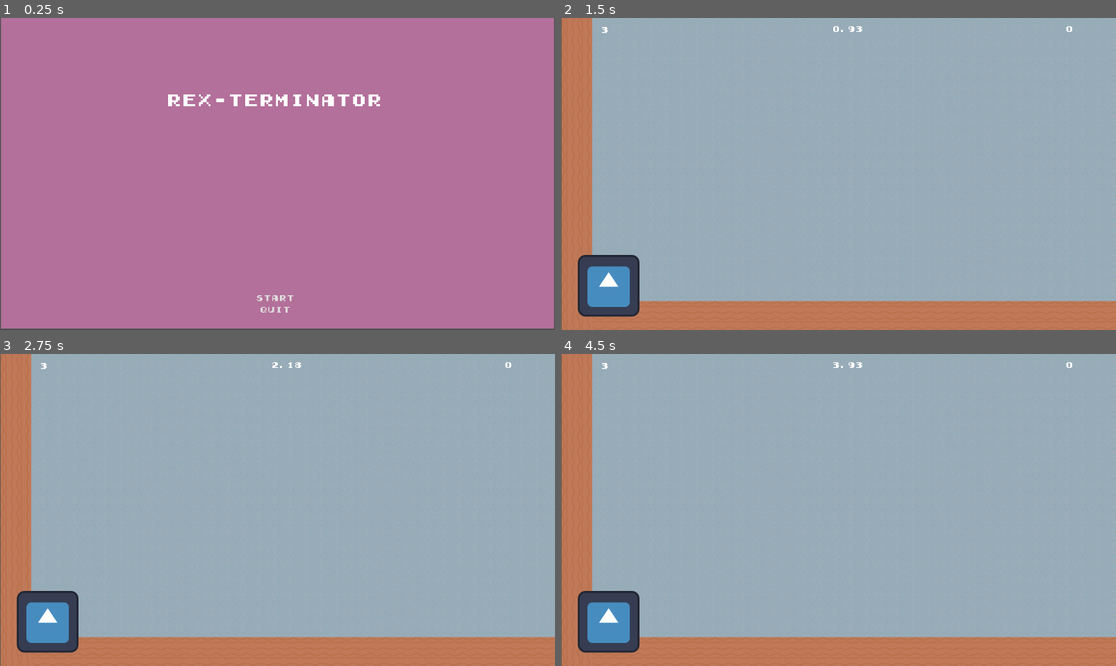
Above: before the commit, frames 1-4 (two rows, left to right).
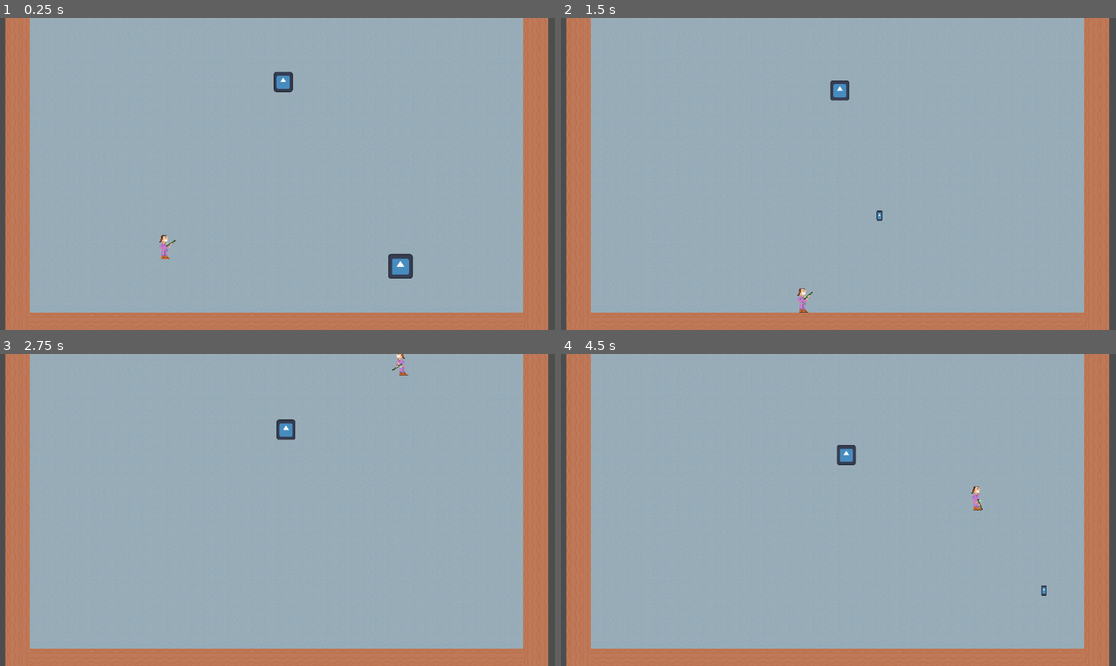
Above: after the commit, the same moments.

Repository: deruitda/ludum-dare-56
Game: Godot game, scene res://andrew_scene.tscn
Same seed, same stepped clock (60 frames per second), same inputs: the game is played once before the commit and once after it. Before the commit the project starts from res://scenes/core/main.tscn. The engine's default icon, where the game draws it, is replaced by a stand-in: a white triangle on a blue panel in a dark square.
Inputs (mouse positions are in pixels of both pictures, inside the frame that each line leads up to):
- Up to frame 1 (0.25 s): no input
- Up to frame 2 (1.5 s): click (838, 298) at 0.5 s, where only the run before the commit has a clickable "Start"; move the mouse to (960, 158) at 1.27 s; hold D (move_right) from 1.28 s (still down); click (960, 158) at 1.35 s
- Up to frame 3 (2.75 s): keep holding D (move_right); tap Space (jump) at 1.52, 2.27 s; move the mouse to (166, 525) at 2.02 s; click (166, 525) at 2.1 s
- Up to frame 4 (4.5 s): move the mouse to (894, 441) at 2.77 s; release D (move_right) at 2.78 s; hold A (move_left) 2.78-3.53 s; click (894, 441) at 2.85 s; move the mouse to (810, 572) at 3.52 s; hold D (move_right) from 3.53 s (still down); click (810, 572) at 3.6 s; tap Space (jump) at 3.77 s; move the mouse to (1005, 556) at 4.27 s; click (1005, 556) at 4.35 s

The runs differ from the first frame. In frame 1, 100% of the frame differs, in the area x 0-100%, y 0-100%; in frame 2, 12%; in frame 3, 12%; in frame 4, 12%.

Commit message:
fixing player

Diff:
--- a/project.godot
+++ b/project.godot
@@ -11,7 +11,7 @@
 [application]
 
 config/name="ludum-dare-56"
-run/main_scene="res://scenes/core/main.tscn"
+run/main_scene="res://andrew_scene.tscn"
 config/features=PackedStringArray("4.3", "GL Compatibility")
 config/icon="res://icon.svg"
 
--- a/scenes/gun/gun.tscn
+++ b/scenes/gun/gun.tscn
@@ -1,19 +1,124 @@
-[gd_scene load_steps=5 format=3 uid="uid://br7b7ao0pn4rr"]
+[gd_scene load_steps=20 format=3 uid="uid://br7b7ao0pn4rr"]
 
 [ext_resource type="Script" path="res://scenes/gun/gun.gd" id="1_tv8xg"]
-[ext_resource type="Texture2D" uid="uid://by7hcie0au88s" path="res://scenes/player/sprites/gun.webp" id="2_cotgs"]
 [ext_resource type="PackedScene" uid="uid://fvifpd00chk8" path="res://scenes/gun/bullet.tscn" id="2_yj2hu"]
 [ext_resource type="PackedScene" uid="uid://b7ev8rk7l185t" path="res://scenes/gun/muzzle.tscn" id="4_5fmvv"]
+[ext_resource type="Texture2D" uid="uid://c1smsdcvkmp4f" path="res://assets/sprites/gun/gun-sheet.png" id="4_jqxav"]
+[ext_resource type="Texture2D" uid="uid://cojhnl06ykq5s" path="res://assets/sprites/gun/gun-shooting-Sheet.png" id="5_cy42n"]
+
+[sub_resource type="AtlasTexture" id="AtlasTexture_0ndyi"]
+atlas = ExtResource("4_jqxav")
+region = Rect2(0, 0, 64, 64)
+
+[sub_resource type="AtlasTexture" id="AtlasTexture_1semg"]
+atlas = ExtResource("4_jqxav")
+region = Rect2(64, 0, 64, 64)
+
+[sub_resource type="AtlasTexture" id="AtlasTexture_p3feg"]
+atlas = ExtResource("4_jqxav")
+region = Rect2(128, 0, 64, 64)
+
+[sub_resource type="AtlasTexture" id="AtlasTexture_j511g"]
+atlas = ExtResource("4_jqxav")
+region = Rect2(192, 0, 64, 64)
+
+[sub_resource type="AtlasTexture" id="AtlasTexture_o113u"]
+atlas = ExtResource("4_jqxav")
+region = Rect2(256, 0, 64, 64)
+
+[sub_resource type="AtlasTexture" id="AtlasTexture_rloo4"]
+atlas = ExtResource("4_jqxav")
+region = Rect2(320, 0, 64, 64)
+
+[sub_resource type="AtlasTexture" id="AtlasTexture_segyc"]
+atlas = ExtResource("5_cy42n")
+region = Rect2(0, 0, 64, 64)
+
+[sub_resource type="AtlasTexture" id="AtlasTexture_o57tc"]
+atlas = ExtResource("5_cy42n")
+region = Rect2(64, 0, 64, 64)
+
+[sub_resource type="AtlasTexture" id="AtlasTexture_3v3ql"]
+atlas = ExtResource("5_cy42n")
+region = Rect2(128, 0, 64, 64)
+
+[sub_resource type="AtlasTexture" id="AtlasTexture_xaphu"]
+atlas = ExtResource("5_cy42n")
+region = Rect2(192, 0, 64, 64)
+
+[sub_resource type="AtlasTexture" id="AtlasTexture_gtt8y"]
+atlas = ExtResource("5_cy42n")
+region = Rect2(256, 0, 64, 64)
+
+[sub_resource type="AtlasTexture" id="AtlasTexture_1y4iy"]
+atlas = ExtResource("5_cy42n")
+region = Rect2(320, 0, 64, 64)
+
+[sub_resource type="AtlasTexture" id="AtlasTexture_lmpcy"]
+atlas = ExtResource("5_cy42n")
+region = Rect2(384, 0, 64, 64)
+
+[sub_resource type="SpriteFrames" id="SpriteFrames_1basy"]
+animations = [{
+"frames": [{
+"duration": 1.0,
+"texture": SubResource("AtlasTexture_0ndyi")
+}, {
+"duration": 1.0,
+"texture": SubResource("AtlasTexture_1semg")
+}, {
+"duration": 1.0,
+"texture": SubResource("AtlasTexture_p3feg")
+}, {
+"duration": 1.0,
+"texture": SubResource("AtlasTexture_j511g")
+}, {
+"duration": 1.0,
+"texture": SubResource("AtlasTexture_o113u")
+}, {
+"duration": 1.0,
+"texture": SubResource("AtlasTexture_rloo4")
+}],
+"loop": true,
+"name": &"idle",
+"speed": 5.0
+}, {
+"frames": [{
+"duration": 1.0,
+"texture": SubResource("AtlasTexture_segyc")
+}, {
+"duration": 1.0,
+"texture": SubResource("AtlasTexture_o57tc")
+}, {
+"duration": 1.0,
+"texture": SubResource("AtlasTexture_3v3ql")
+}, {
+"duration": 1.0,
+"texture": SubResource("AtlasTexture_xaphu")
+}, {
+"duration": 1.0,
+"texture": SubResource("AtlasTexture_gtt8y")
+}, {
+"duration": 1.0,
+"texture": SubResource("AtlasTexture_1y4iy")
+}, {
+"duration": 1.0,
+"texture": SubResource("AtlasTexture_lmpcy")
+}],
+"loop": true,
+"name": &"shooting",
+"speed": 5.0
+}]
 
 [node name="Gun" type="Node2D" node_paths=PackedStringArray("muzzle")]
 script = ExtResource("1_tv8xg")
 muzzle = NodePath("Muzzle")
 bullet_packed_scene = ExtResource("2_yj2hu")
 
-[node name="Sprite2D" type="Sprite2D" parent="."]
-scale = Vector2(0.0691177, 0.0829177)
-texture = ExtResource("2_cotgs")
-flip_h = true
+[node name="AnimatedSprite2D" type="AnimatedSprite2D" parent="."]
+position = Vector2(13, 2)
+sprite_frames = SubResource("SpriteFrames_1basy")
+animation = &"shooting"
 
 [node name="Muzzle" parent="." instance=ExtResource("4_5fmvv")]
-position = Vector2(22, 0)
+position = Vector2(34, 1)
--- a/scenes/player/player.tscn
+++ b/scenes/player/player.tscn
@@ -1,6 +1,7 @@
 [gd_scene load_steps=25 format=3 uid="uid://cofh4isrtksv4"]
 
 [ext_resource type="Script" path="res://scenes/player/player.gd" id="1_y4k5w"]
+[ext_resource type="Shape2D" uid="uid://cc3bsg65yxgm0" path="res://scenes/player/player_shape.tres" id="2_n3d0r"]
 [ext_resource type="PackedScene" uid="uid://br7b7ao0pn4rr" path="res://scenes/gun/gun.tscn" id="2_sf2fd"]
 [ext_resource type="PackedScene" uid="uid://dqgxt6ms0uyu8" path="res://scenes/entity_composition/health_component.tscn" id="3_e2fg7"]
 [ext_resource type="PackedScene" uid="uid://bqa4jle60cl0a" path="res://scenes/entity_composition/velocity_component.tscn" id="4_nqq8h"]
@@ -10,10 +11,7 @@
 [ext_resource type="Texture2D" uid="uid://brvnyb15boofo" path="res://assets/sprites/rex/rex-lower-idle.png" id="8_7mji7"]
 
 [sub_resource type="RectangleShape2D" id="RectangleShape2D_jr7co"]
-size = Vector2(34, 128)
-
-[sub_resource type="RectangleShape2D" id="RectangleShape2D_0jd5d"]
-size = Vector2(34, 127)
+size = Vector2(28, 64)
 
 [sub_resource type="AtlasTexture" id="AtlasTexture_otroh"]
 atlas = ExtResource("7_3q747")
@@ -125,10 +123,11 @@
 platform_floor_layers = 4294967294
 platform_wall_layers = 4
 script = ExtResource("1_y4k5w")
-lower_body_sprite = NodePath("LowerBody")
+lower_body_sprite = NodePath("Body/LowerBody")
 velocity_component = NodePath("VelocityComponent")
 
 [node name="CollisionShape2D" type="CollisionShape2D" parent="."]
+position = Vector2(-1, 0)
 shape = SubResource("RectangleShape2D_jr7co")
 
 [node name="HealthComponent" parent="." instance=ExtResource("3_e2fg7")]
@@ -137,17 +136,6 @@
 
 [node name="VelocityComponent" parent="." instance=ExtResource("4_nqq8h")]
 
-[node name="GunPivot" type="Node2D" parent="." node_paths=PackedStringArray("gun", "upper_body_sprite")]
-position = Vector2(-1.42109e-14, -29)
-rotation = 1.5708
-scale = Vector2(1, 0.532)
-script = ExtResource("4_tvvnj")
-gun = NodePath("Gun")
-upper_body_sprite = NodePath("../UpperBody")
-
-[node name="Gun" parent="GunPivot" instance=ExtResource("2_sf2fd")]
-position = Vector2(24, -2)
-
 [node name="HurtBox" type="Area2D" parent="." node_paths=PackedStringArray("health_component")]
 collision_layer = 16
 collision_mask = 64
@@ -155,22 +143,31 @@
 health_component = NodePath("../HealthComponent")
 
 [node name="CollisionShape2D" type="CollisionShape2D" parent="HurtBox"]
-position = Vector2(0, -0.5)
-shape = SubResource("RectangleShape2D_0jd5d")
+position = Vector2(-1, 0)
+shape = ExtResource("2_n3d0r")
 
-[node name="UpperBody" type="AnimatedSprite2D" parent="."]
-position = Vector2(-3, -6)
+[node name="Body" type="Node2D" parent="."]
+position = Vector2(-5, 0)
+
+[node name="UpperBody" type="AnimatedSprite2D" parent="Body"]
 sprite_frames = SubResource("SpriteFrames_c4bdg")
-animation = &"running"
+animation = &"idle"
 autoplay = "idle"
 
-[node name="LowerBody" type="AnimatedSprite2D" parent="."]
-position = Vector2(-3, -6)
+[node name="LowerBody" type="AnimatedSprite2D" parent="Body"]
 sprite_frames = SubResource("SpriteFrames_n4ibw")
 animation = &"idle"
 autoplay = "idle"
 frame_progress = 0.866298
 
+[node name="GunPivot" type="Node2D" parent="." node_paths=PackedStringArray("gun", "upper_body_sprite")]
+rotation = 1.5708
+script = ExtResource("4_tvvnj")
+gun = NodePath("Gun")
+upper_body_sprite = NodePath("../Body/UpperBody")
+
+[node name="Gun" parent="GunPivot" instance=ExtResource("2_sf2fd")]
+
 [connection signal="damage_applied" from="HealthComponent" to="." method="_on_damage_applied"]
 [connection signal="died" from="HealthComponent" to="." method="_on_died"]
 [connection signal="area_entered" from="HurtBox" to="HurtBox" method="_on_area_entered"]
--- /dev/null
+++ b/scenes/player/player_shape.tres
@@ -0,0 +1,4 @@
+[gd_resource type="RectangleShape2D" format=3 uid="uid://cc3bsg65yxgm0"]
+
+[resource]
+size = Vector2(28, 64)
Not shown: 2 places in scenes/player/player.tscn that only renumber resources
